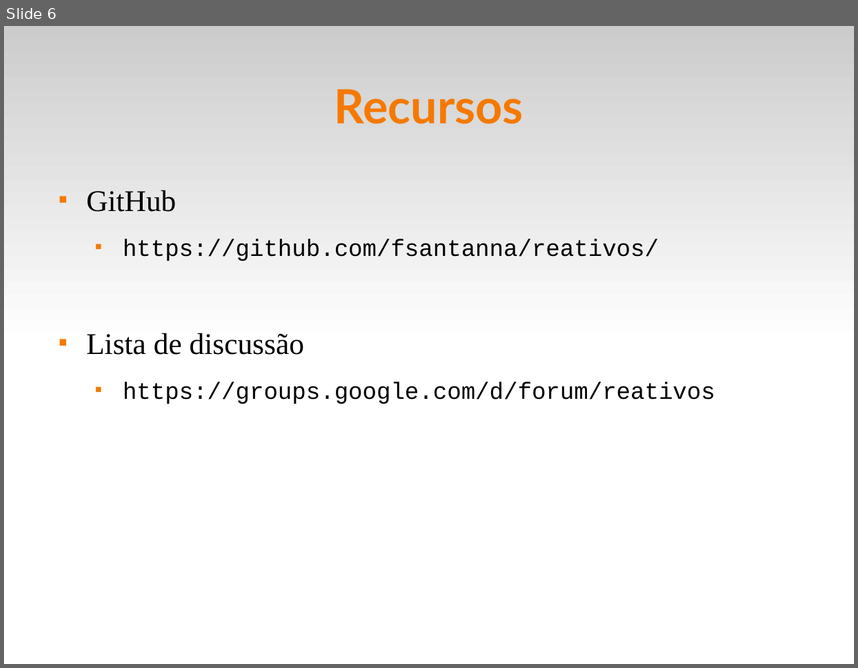
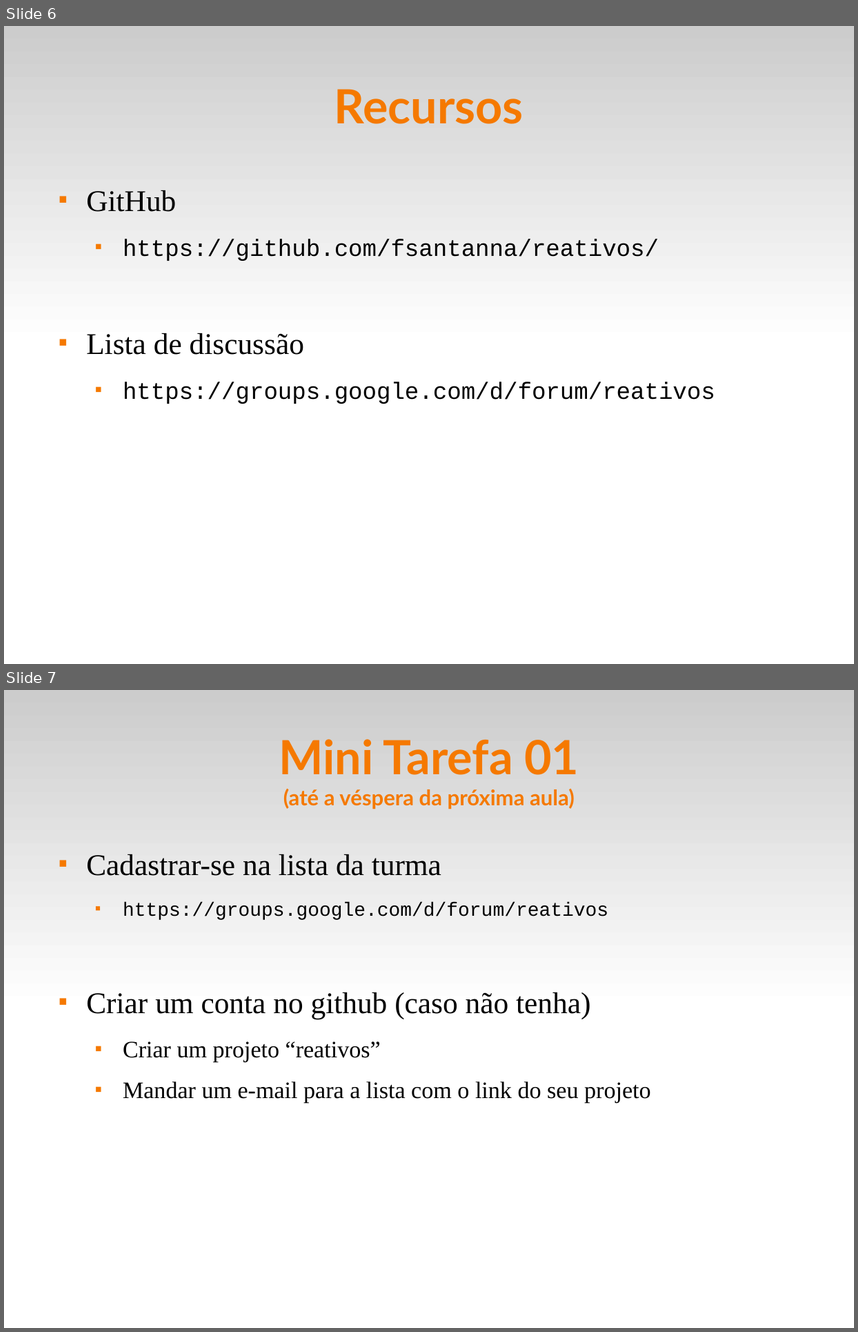
Before and after one commit to fsantanna-uerj/reativos, a slide deck: slides/00_intro.odp. Shown one above the other, each under a label of ours: slide 6 before the commit, slides 6 and 7 after it. The pictures are 858x668 and 858x1332 pixels, drawn with LibreOffice and Linux fonts; fonts in the diff are those of the drawing. Boxes give left, top, right and bottom in pixels: in the first picture for what was removed or moved away, otherwise in the second. Text is boxed around its words. In the diff, an @@ line names an element or a change of style, - is before the commit and + after.

```diff
--- a/slides/00_intro.odp
+++ b/slides/00_intro.odp
@@ slide 7 added at (x1=4, y1=690, x2=854, y2=1328), background #FFFFFF; not listed: 1 template element that a slide beside it also shows @@
@@ title added at (x1=279, y1=739, x2=579, y2=809), 20 pt, text #F57900, bold @@
+Mini Tarefa 01
+(até a véspera da próxima aula)
@@ text added at (x1=86, y1=854, x2=651, y2=1103), 22 pt, text #000000 @@
+■ Cadastrar-se na lista da turma
+  ■ https://groups.google.com/d/forum/reativos
+■ Criar um conta no github (caso não tenha)
+  ■ Criar um projeto “reativos”
+  ■ Mandar um e-mail para a lista com o link do seu projeto
```
Also in this commit, not shown: 4 slides changed, 2 other slides added, 1 slide removed, 1 other file.
